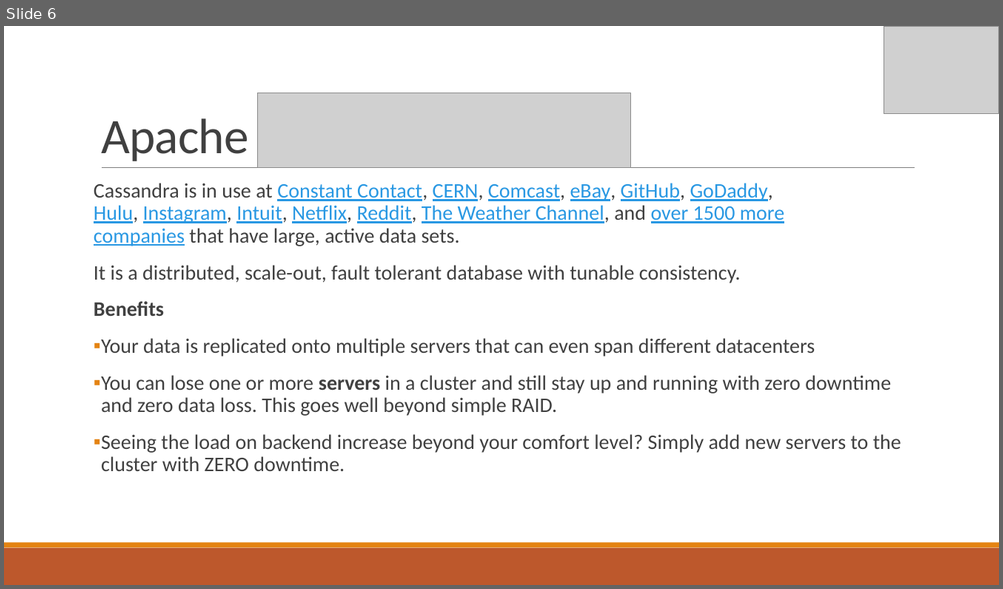
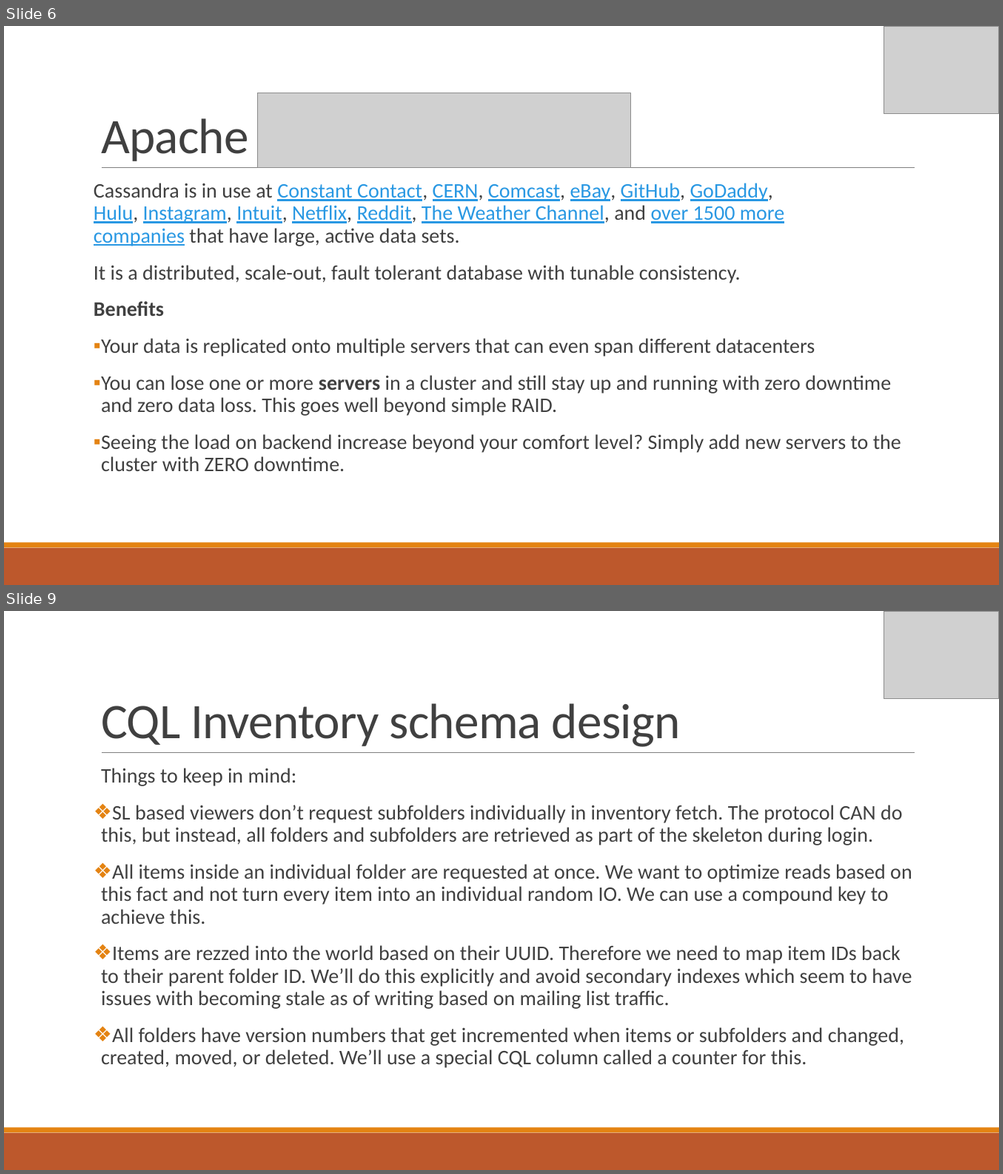
Before and after one commit to IslandzVW/opensim-cql-inventory, a slide deck: presentation/Scaling OpenSimulator Inventory using NoSQL.pptx. Shown one above the other, each under a label of ours: slide 6 before the commit, slides 6 and 9 after it; the slides between them are not shown. The pictures are 1003x589 and 1003x1174 pixels, drawn with LibreOffice and Linux fonts; fonts in the diff are those of the drawing; grey boxes stand for pictures. Boxes give left, top, right and bottom in pixels: in the first picture for what was removed or moved away, otherwise in the second. Text is boxed around its words. In the diff, an @@ line names an element or a change of style, - is before the commit and + after.

Commit message:
Made more progress on the CQL schema and presentation.

```diff
--- a/presentation/Scaling OpenSimulator Inventory using NoSQL.pptx
+++ b/presentation/Scaling OpenSimulator Inventory using NoSQL.pptx
@@ slide 9 added at (x1=4, y1=611, x2=999, y2=1170), background #FFFFFF; not listed: 3 template elements that a slide beside it also shows @@
@@ picture added at (x1=884, y1=611, x2=999, y2=699) @@
@@ title added at (x1=101, y1=703, x2=680, y2=747), 48 pt, text #404040 @@
+CQL Inventory schema design
@@ text added at (x1=101, y1=768, x2=912, y2=1068), 20 pt, text #404040 @@
+  Things to keep in mind:
+❖ SL based viewers don’t request subfolders individually in inventory fetch. The protocol CAN do this, but instead, all folders and subfolders are retrieved as part of the skeleton during login.
+❖ All items inside an individual folder are requested at once. We want to optimize reads based on this fact and not turn every item into an individual random IO. We can use a compound key to achieve this.
+❖ Items are rezzed into the world based on their UUID. Therefore we need to map item IDs back to their parent folder ID. We’ll do this explicitly and avoid secondary indexes which seem to have issues with becoming stale as of writing based on mailing list traffic.
+❖ All folders have version numbers that get incremented when items or subfolders and changed, created, moved, or deleted. We’ll use a special CQL column called a counter for this.
```
Also in this commit, not shown: 2 slides changed, 3 other slides added, 1 other file.
